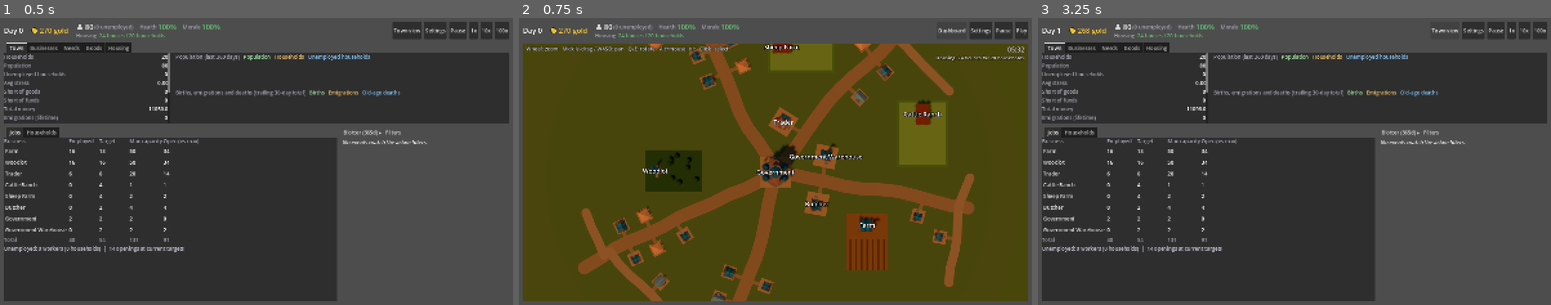
Above: before the commit, frames 1-3 (left to right).
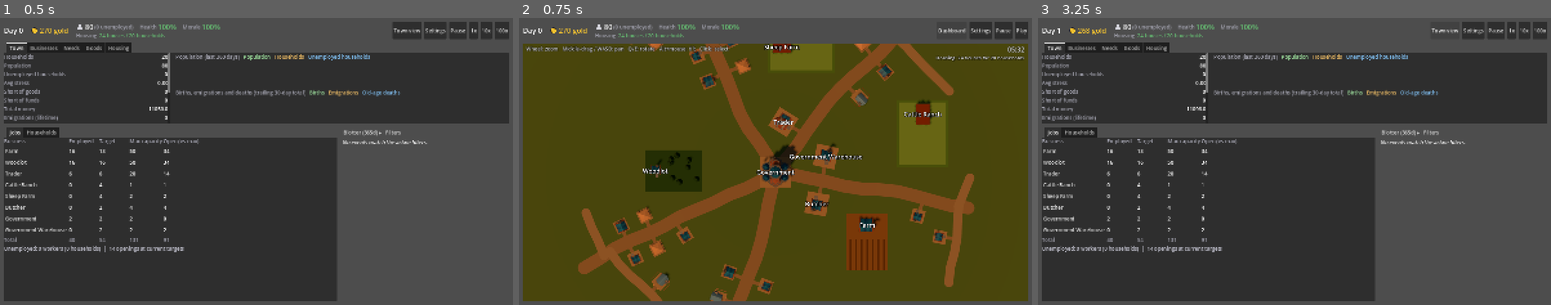
Above: after the commit, the same moments.

Repository: forsman5/sitka
Game: Godot game, scene res://scenes/sim/he_dashboard.tscn
Same seed, same stepped clock (60 frames per second), same inputs: the game is played once before the commit and once after it. This scene is started directly instead of the project's main scene.
Inputs:
- Up to frame 1 (0.5 s): no input
- Up to frame 2 (0.75 s): click "Town view" at 0.5 s
- Up to frame 3 (3.25 s): click "Play" at 1.25 s; click "Play" at 2 s; click "Dashboard" at 2.75 s

Frame 1 is identical in both runs. In frame 2, 0.2% of the frame differs, in the area x 26-68%, y 24-99%; in frame 3, nothing differs.

Commit message:
Town view: restore the builder house's fence/door, fix scale via override
Trimming the splayed fence/stilt frame and ground-puddle decal out of
the mesh (previous commit) turned out to also remove the door/window
trim, since they shared the same merged primitive by material
("BrownDark") - there was no way to drop one without the other short
of vertex-level surgery. The result looked like a blank shed with a
chimney stuck on sideways, and was still undersized relative to the
other houses.

Restored the original, full model and added an optional art["scale_ref"]
override to he_town_view.gd's scaling math: when present, it sizes the
building off an explicit footprint instead of the model's true (fence-
inflated) bounds. The builder house now scales off its actual walls/
roof/chimney footprint (~0.98 x 1.12), matching building_home_A/B's
apparent size, with its fence yard extending a bit past the 6x6 house
plot margin as a result - a minor visual trade-off for keeping the
door and fence intact.

Co-Authored-By: Claude Sonnet 5 <noreply@anthropic.com>

Diff:
--- a/scripts/sim/household_economy/he_town_view.gd
+++ b/scripts/sim/household_economy/he_town_view.gd
@@ -45,7 +45,13 @@
 	{"model": "building_home_A_blue.gltf", "width": 4.5},
 	{"model": "building_home_B_blue.gltf", "width": 4.5},
 	{"model": "tent.gltf", "width": 4.0},
-	{"model": "building_house_builder_blue.glb", "width": 4.5},
+	# This model's mesh bundles a splayed fence/stilt frame and a ground-puddle
+	# decal into the same primitives as its door/window trim, so they can't be
+	# dropped without losing the trim too. scale_ref sizes the building off its
+	# actual walls+roof+chimney footprint instead of the full (fence-inflated)
+	# bounds, so the house itself matches the others; the fence yard is wider
+	# than the 6x6 house plot and may slightly overlap the plot's margin.
+	{"model": "building_house_builder_blue.glb", "width": 4.5, "scale_ref": Vector2(0.98, 1.12)},
 ]
 const DEFAULT_ART := {"model": "building_home_B_blue.gltf", "width": 6.0}
 const BARN_SIZE := Vector3(6.0, 3.0, 4.0)
@@ -493,6 +499,10 @@
 	return model
 
 ## Scales a freshly built model to the art's width and sits it on the ground.
+## art["scale_ref"] (optional Vector2 x/z), when present, replaces the live
+## mesh bounds for the scale-factor math, so a model whose true bounds are
+## inflated by non-building decoration (see building_house_builder_blue's
+## entry in HOUSE_ART_POOL) can still be sized off its actual footprint.
 func _place_on_ground(building: Node3D, art: Dictionary, offset: Vector3) -> void:
 	var bounds := AABB()
 	var first := true
@@ -504,7 +514,10 @@
 		first = false
 	if first:
 		return
-	var factor: float = float(art["width"]) / maxf(maxf(bounds.size.x, bounds.size.z), 0.001)
+	var ref_size := Vector2(bounds.size.x, bounds.size.z)
+	if art.has("scale_ref"):
+		ref_size = art["scale_ref"]
+	var factor: float = float(art["width"]) / maxf(maxf(ref_size.x, ref_size.y), 0.001)
 	if art["model"] == "barn":
 		factor = float(art["width"]) / BARN_SIZE.x
 	building.scale = Vector3.ONE * factor
Binary file changed: assets/models/buildings/building_house_builder_blue.glb
